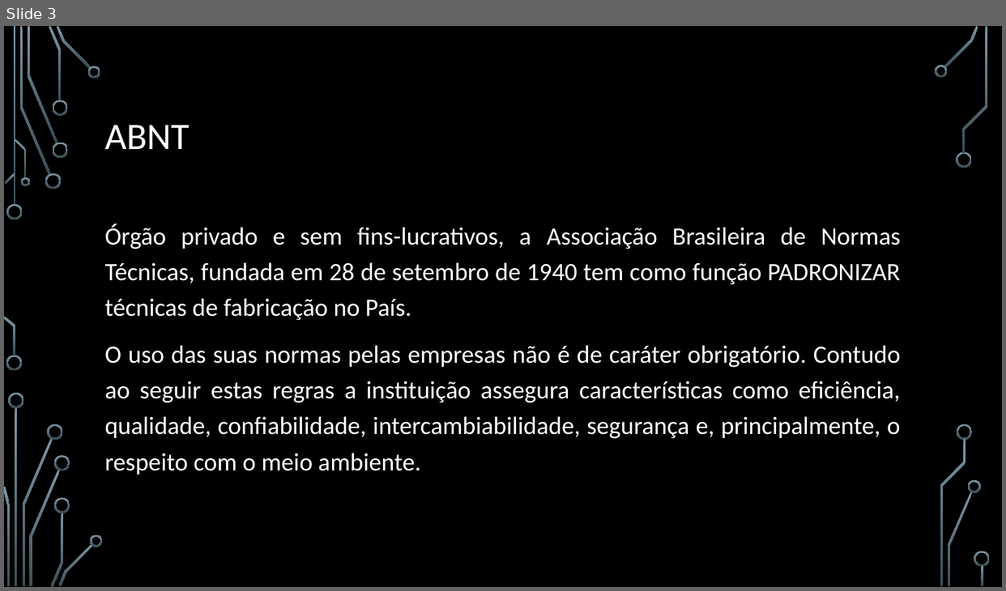
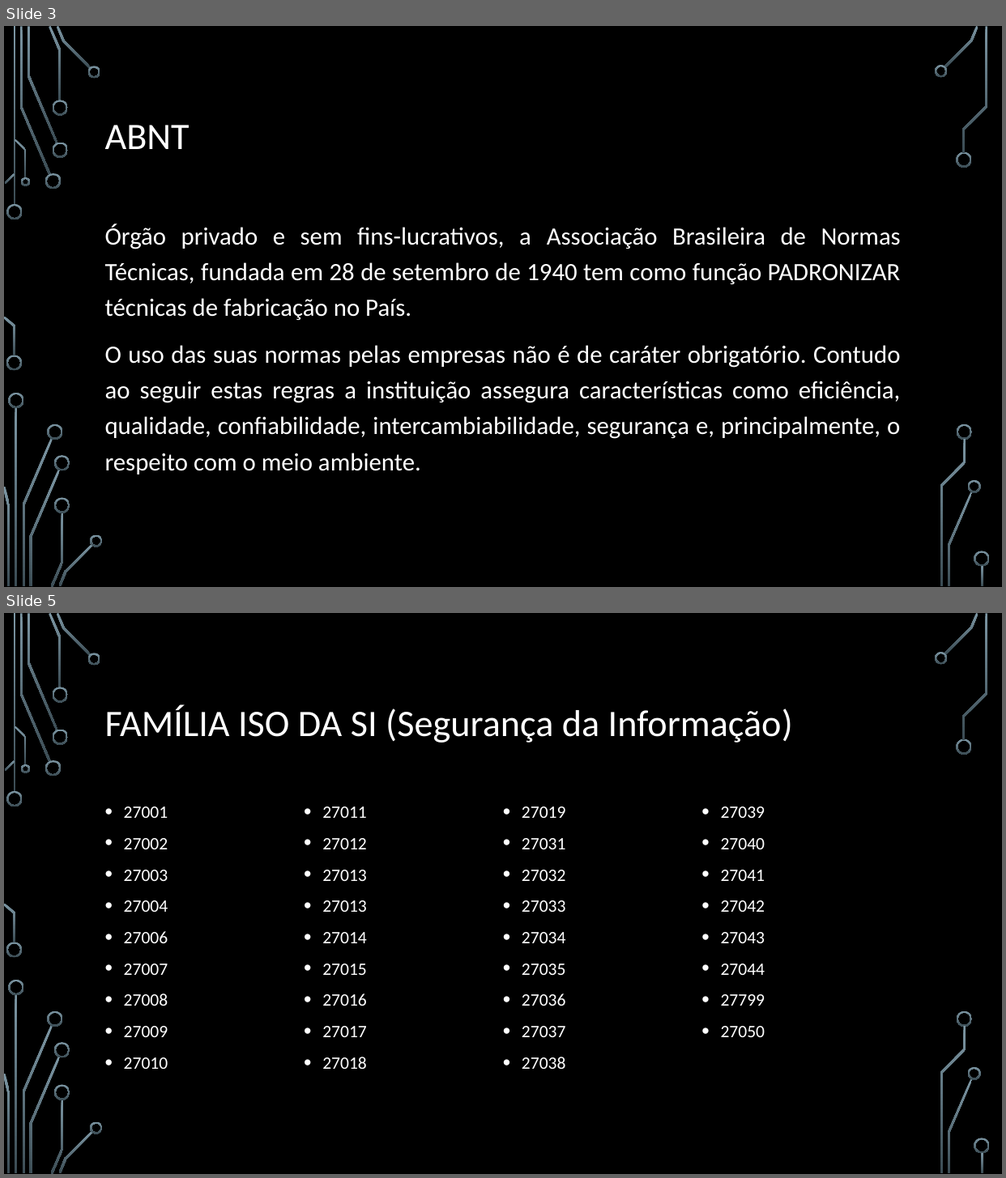
Before and after one commit to webbester/RodrigodAnjos, a slide deck: PI - Seg de Software/information_security.pptx. Shown one above the other, each under a label of ours: slide 3 before the commit, slides 3 and 5 after it; the slides between them are not shown. The pictures are 1006x591 and 1006x1178 pixels, drawn with LibreOffice and Linux fonts; fonts in the diff are those of the drawing; background and template pictures are left out. Boxes give left, top, right and bottom in pixels: in the first picture for what was removed or moved away, otherwise in the second. Text is boxed around its words. In the diff, an @@ line names an element or a change of style, - is before the commit and + after.

```diff
--- a/PI - Seg de Software/information_security.pptx
+++ b/PI - Seg de Software/information_security.pptx
@@ slide 5 added at [4,613,1002,1174], background picture (left out); not listed: 36 template elements that a slide beside it also shows @@
@@ title added at [105,705,793,743], 36 pt, text #FFFFFF @@
+FAMÍLIA ISO DA SI (Segurança da Informação)
@@ text added at [124,807,765,1069], 16.8 pt, text #FFFFFF @@
+• 27001
+• 27002
+• 27003
+• 27004
+• 27006
+• 27007
+• 27008
+• 27009
+• 27010
+• 27011
+• 27012
+• 27013
+• 27013
+• 27014
+• 27015
+• 27016
+• 27017
+• 27018
+• 27019
+• 27031
+• 27032
+• 27033
+• 27034
+• 27035
+• 27036
+• 27037
+• 27038
+• 27039
+• 27040
+• 27041
+• 27042
+• 27043
+• 27044
+• 27799
+• 27050
```
Also in this commit, not shown: 5 slides changed, 2 other slides added, 2 slides removed, 9 other files.
